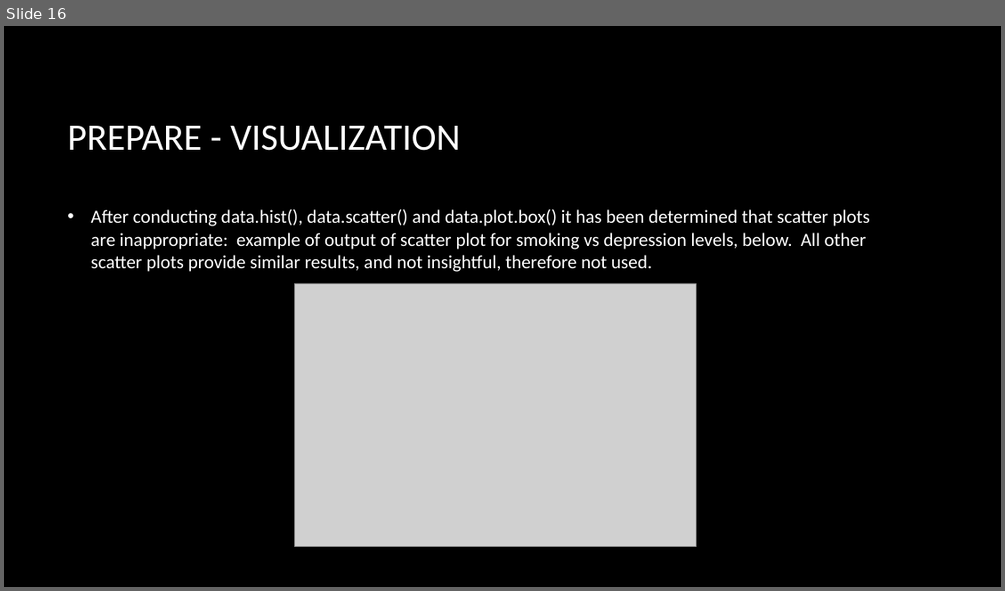
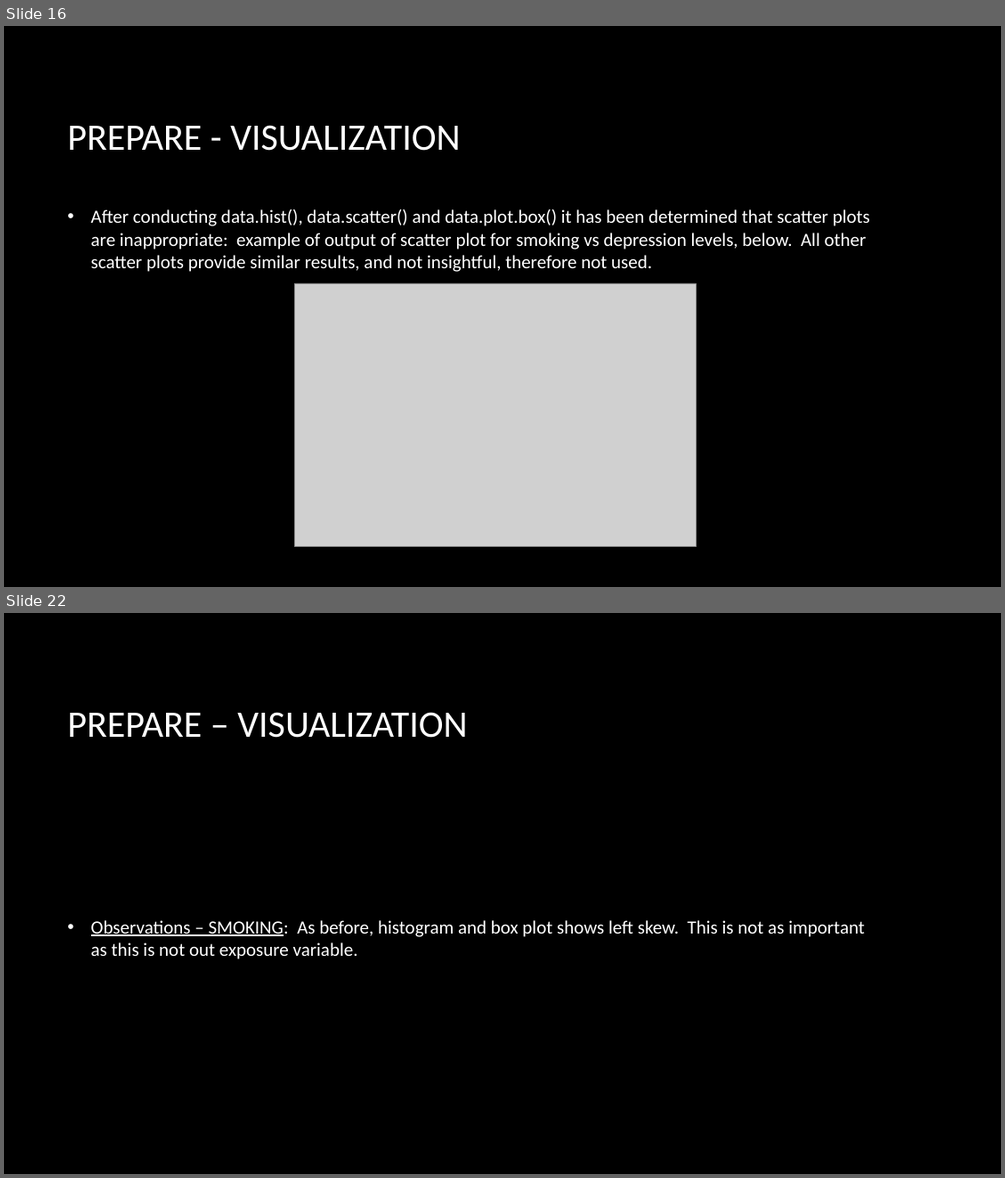
Before and after one commit to danlagos/ANA500---Week-2, a slide deck: Depression and Poverty.pptx. Shown one above the other, each under a label of ours: slide 16 before the commit, slides 16 and 22 after it; the slides between them are not shown. The pictures are 1005x591 and 1005x1178 pixels, drawn with LibreOffice and Linux fonts; fonts in the diff are those of the drawing; grey boxes stand for pictures; background and template pictures are left out. Boxes give left, top, right and bottom in pixels: in the first picture for what was removed or moved away, otherwise in the second. Text is boxed around its words. In the diff, an @@ line names an element or a change of style, - is before the commit and + after.

```diff
--- a/Depression and Poverty.pptx
+++ b/Depression and Poverty.pptx
@@ slide 22 added at box(4, 613, 1001, 1174), background picture (left out) @@
@@ title added at box(67, 712, 467, 738), 36 pt, text #FFFFFF @@
+PREPARE – VISUALIZATION
@@ text added at box(91, 920, 865, 959), 18 pt, text #FFFFFF @@
+• Observations – SMOKING: As before, histogram and box plot shows left skew. This is not as important as this is not out exposure variable.
```
Also in this commit, not shown: 4 slides changed, 4 other slides added, 1 other file.
